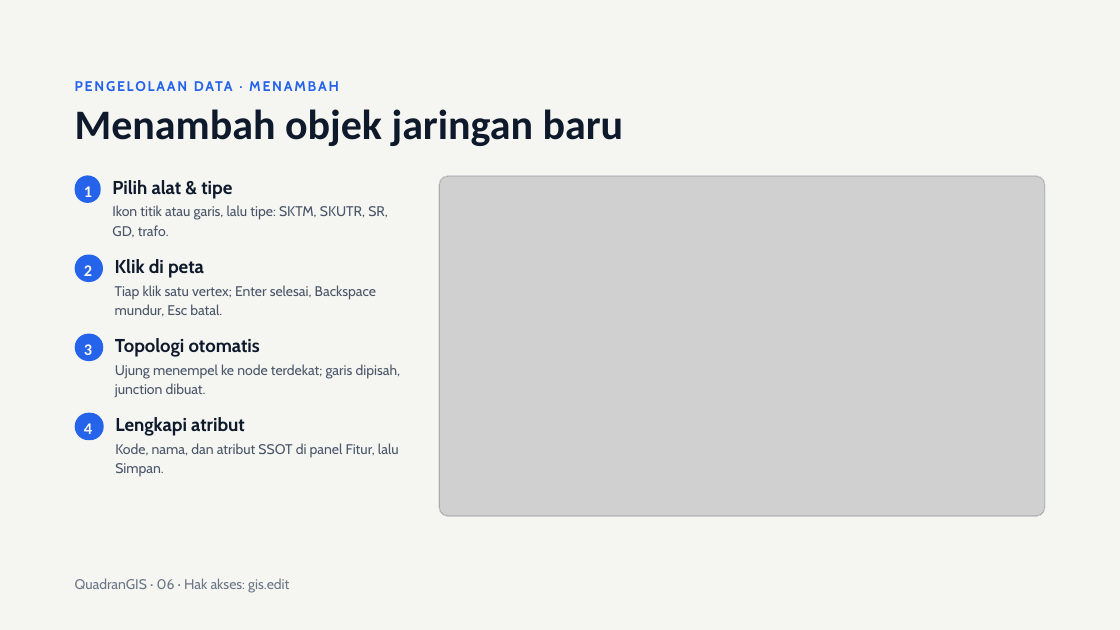
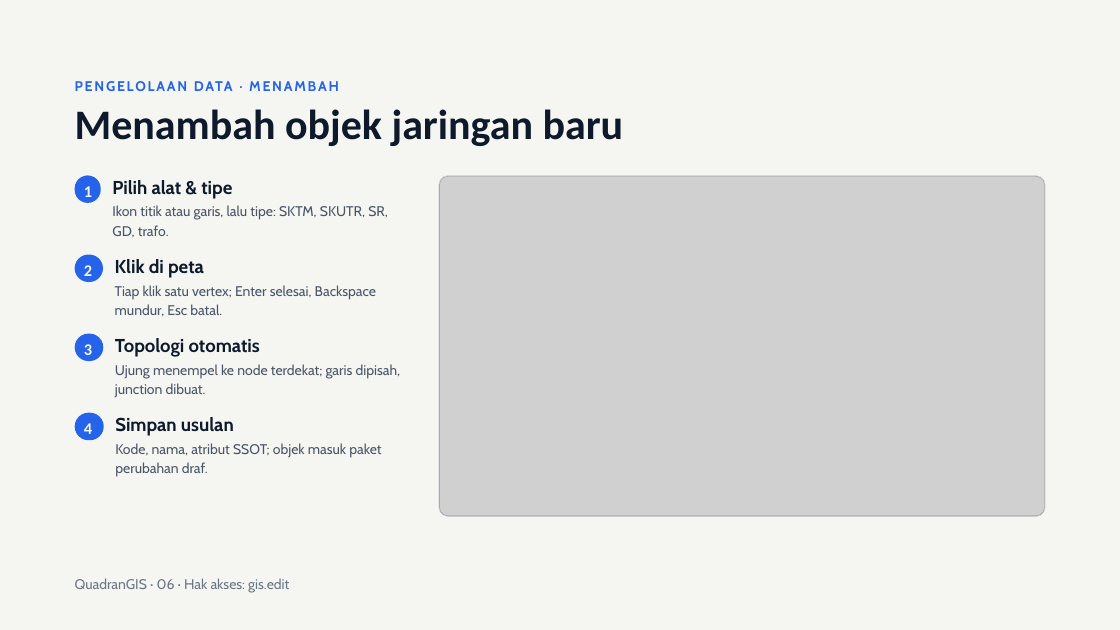
Before and after one commit to hendrapoernama/quadranGIS, a slide deck: slide 6 of docs/Presentasi QuadranGIS.pptx. Drawn at 1120x630 pixels with LibreOffice and Linux fonts; fonts in the diff are those of the drawing; grey boxes stand for pictures. Boxes give left, top, right and bottom in pixels: in the first picture for what was removed or moved away, otherwise in the second. Text is boxed around its words. In the diff, an @@ line names an element or a change of style, - is before the commit and + after.

```diff
--- a/docs/Presentasi QuadranGIS.pptx
+++ b/docs/Presentasi QuadranGIS.pptx
@@ text at (115, 417, 234, 436): text changed @@
-Lengkapi atribut
+Simpan usulan
@@ text at (115, 443, 381, 477): text changed @@
-Kode, nama, dan atribut SSOT di panel Fitur, lalu Simpan.
+Kode, nama, atribut SSOT; objek masuk paket perubahan draf.
```
Also in this commit, not shown: 19 other slides changed, 8 slides added, 55 other files.
